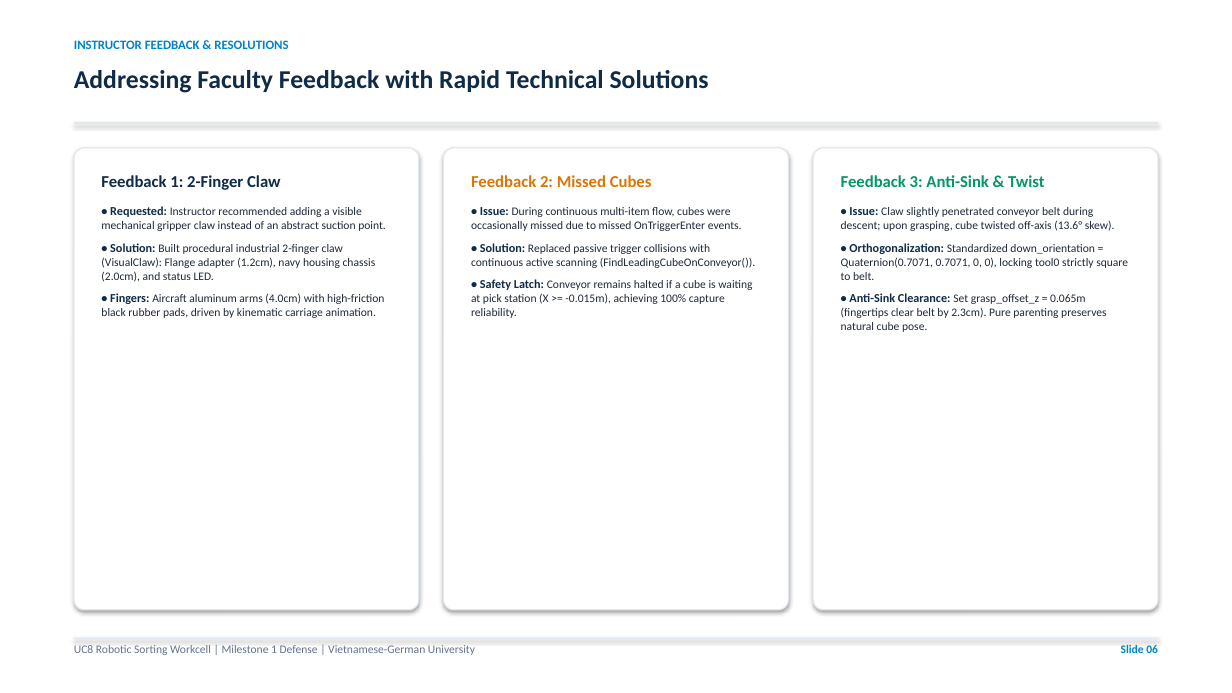
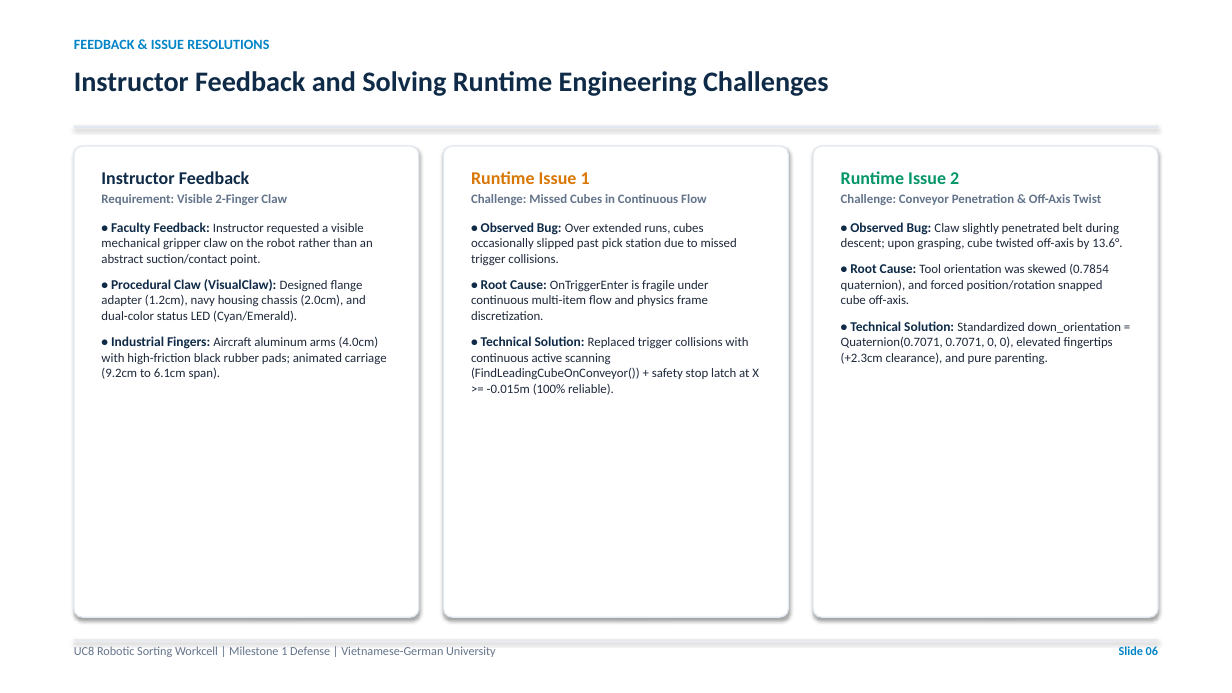
Before and after one commit to Aqikop/VGU26-Project-UC8, a slide deck: slide 6 of docs/week05/UC8_Week05_Milestone1_Presentation.pptx. Drawn at 1232x693 pixels with LibreOffice and Linux fonts; fonts in the diff are those of the drawing. Boxes give left, top, right and bottom in pixels: in the first picture for what was removed or moved away, otherwise in the second. Text is boxed around its words. In the diff, an @@ line names an element or a change of style, - is before the commit and + after.

Commit message:
docs(week05): enlarge slide typography, balance cards, separate instructor feedback from runtime issues

```diff
--- a/docs/week05/UC8_Week05_Milestone1_Presentation.pptx
+++ b/docs/week05/UC8_Week05_Milestone1_Presentation.pptx
@@ text at box(74, 39, 269, 49): text changed; size 10 to 11 pt @@
-INSTRUCTOR FEEDBACK & RESOLUTIONS
+FEEDBACK & ISSUE RESOLUTIONS
@@ text at box(74, 71, 829, 96): text changed; size 20 to 22 pt @@
-Addressing Faculty Feedback with Rapid Technical Solutions
+Instructor Feedback and Solving Runtime Engineering Challenges
@@ rectangle: place and size @@
-rectangle at box(74, 122, 1158, 124)
+rectangle at box(74, 126, 1158, 128)
@@ rounded rectangle: place and size @@
-rounded rectangle at box(74, 148, 419, 610)
+rounded rectangle at box(74, 146, 419, 617)
@@ rounded rectangle: place and size @@
-rounded rectangle at box(444, 148, 788, 610)
+rounded rectangle at box(444, 146, 788, 617)
@@ proportions changed in 3 elements at box(74, 146, 419, 617), box(444, 146, 788, 617), box(813, 146, 1158, 617) @@
@@ rounded rectangle: place and size @@
-rounded rectangle at box(813, 148, 1158, 610)
+rounded rectangle at box(813, 146, 1158, 617)
@@ text at box(101, 171, 387, 379): text changed; size 9 to 10 pt @@
-Feedback 1: 2-Finger Claw
-• Requested: Instructor recommended adding a visible mechanical gripper claw instead of an abstract suction point.
-• Solution: Built procedural industrial 2-finger claw (VisualClaw): Flange adapter (1.2cm), navy housing chassis (2.0cm), and status LED.
-• Fingers: Aircraft aluminum arms (4.0cm) with high-friction black rubber pads, driven by kinematic carriage animation.
+Instructor Feedback
+Requirement: Visible 2-Finger Claw
+• Faculty Feedback: Instructor requested a visible mechanical gripper claw on the robot rather than an abstract suction/contact point.
+• Procedural Claw (VisualClaw): Designed flange adapter (1.2cm), navy housing chassis (2.0cm), and dual-color status LED (Cyan/Emerald).
+• Industrial Fingers: Aircraft aluminum arms (4.0cm) with high-friction black rubber pads; animated carriage (9.2cm to 6.1cm span).
@@ text at box(471, 171, 759, 395): text changed; size 9 to 10 pt @@
-Feedback 2: Missed Cubes
-• Issue: During continuous multi-item flow, cubes were occasionally missed due to missed OnTriggerEnter events.
-• Solution: Replaced passive trigger collisions with continuous active scanning (FindLeadingCubeOnConveyor()).
-• Safety Latch: Conveyor remains halted if a cube is waiting at pick station (X >= -0.015m), achieving 100% capture reliability.
+Runtime Issue 1
+Challenge: Missed Cubes in Continuous Flow
+• Observed Bug: Over extended runs, cubes occasionally slipped past pick station due to missed trigger collisions.
+• Root Cause: OnTriggerEnter is fragile under continuous multi-item flow and physics frame discretization.
+• Technical Solution: Replaced trigger collisions with continuous active scanning (FindLeadingCubeOnConveyor()) + safety stop latch at X >= -0.015m (100% reliable).
@@ text at box(841, 171, 1122, 364): text changed; size 9 to 10 pt @@
-Feedback 3: Anti-Sink & Twist
-• Issue: Claw slightly penetrated conveyor belt during descent; upon grasping, cube twisted off-axis (13.6° skew).
-• Orthogonalization: Standardized down_orientation = Quaternion(0.7071, 0.7071, 0, 0), locking tool0 strictly square to belt.
-• Anti-Sink Clearance: Set grasp_offset_z = 0.065m (fingertips clear belt by 2.3cm). Pure parenting preserves natural cube pose.
+Runtime Issue 2
+Challenge: Conveyor Penetration & Off-Axis Twist
+• Observed Bug: Claw slightly penetrated belt during descent; upon grasping, cube twisted off-axis by 13.6°.
+• Root Cause: Tool orientation was skewed (0.7854 quaternion), and forced position/rotation snapped cube off-axis.
+• Technical Solution: Standardized down_orientation = Quaternion(0.7071, 0.7071, 0, 0), elevated fingertips (+2.3cm clearance), and pure parenting.
@@ text "UC8 Robotic Sorting Workcell | ..." at box(74, 646, 496, 657): size 9 to 9.5 pt @@
@@ text "Slide 06" at box(1119, 646, 1158, 655): size 9 to 9.5 pt @@
```
Also in this commit, not shown: 14 other slides changed, 3 other files.
